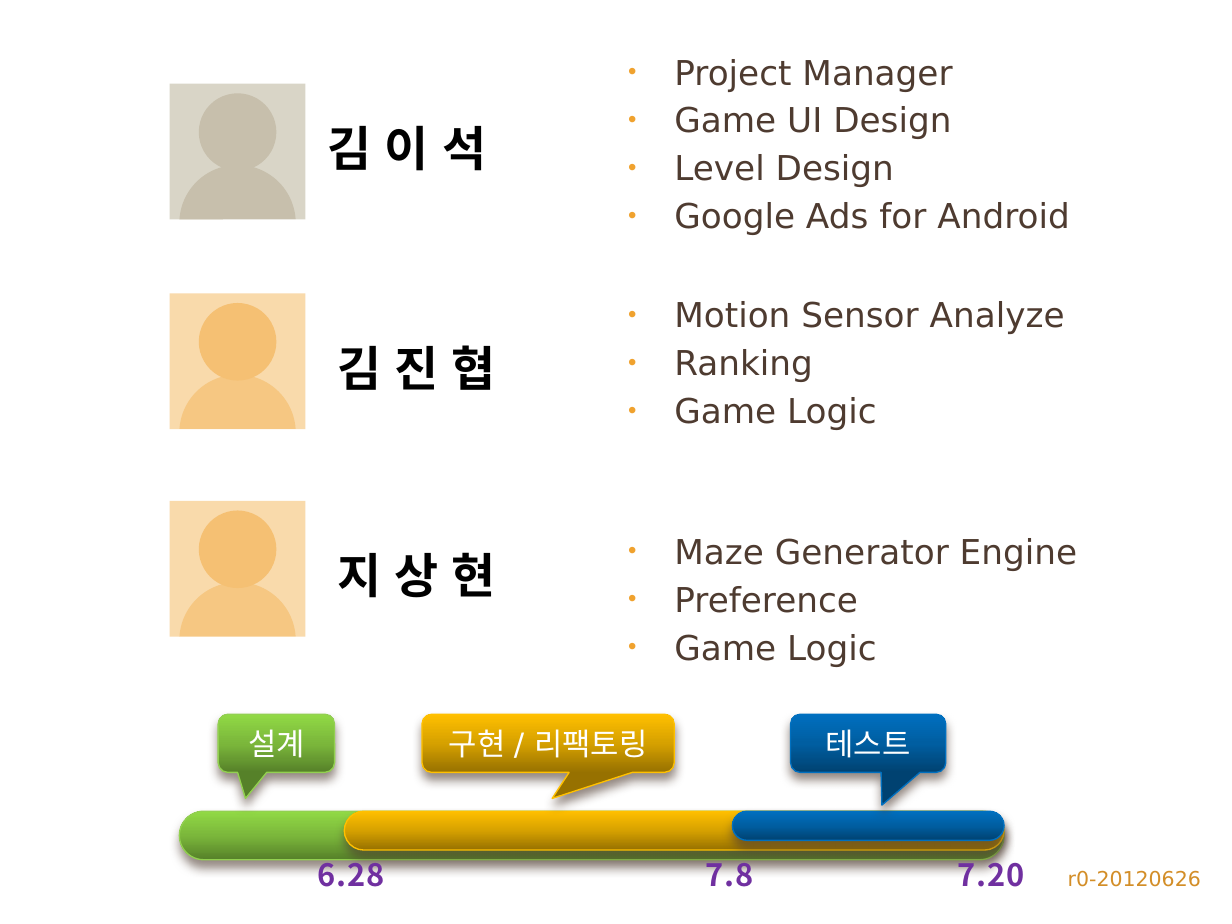
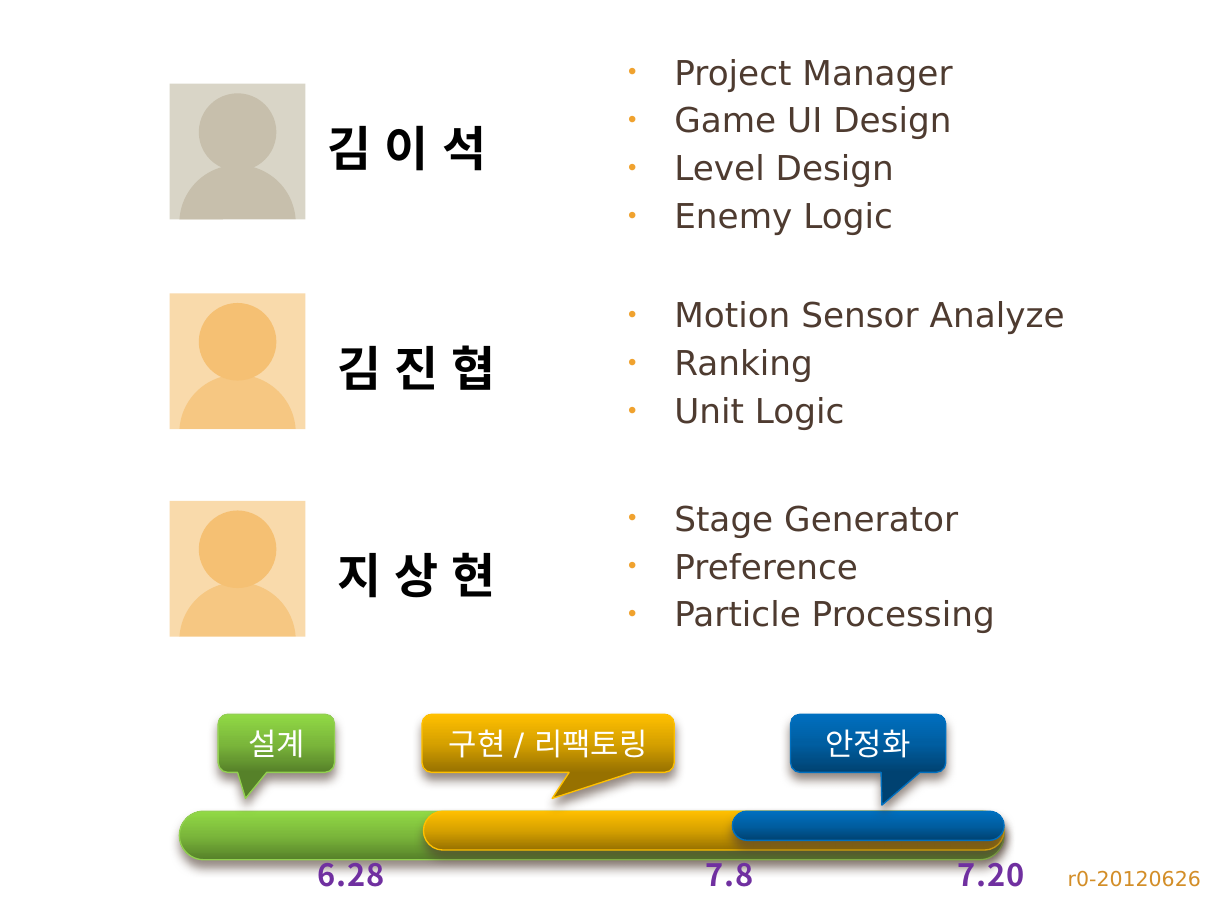
Before and after one commit to zwycid/dimension-drive-downside, a slide deck: slide 12 of doc/3조-DimensionDriveDownside.pptx (slide 14 before the commit). Drawn at 1232x924 pixels with LibreOffice and Linux fonts; fonts in the diff are those of the drawing; background and template pictures are left out. Boxes give left, top, right and bottom in pixels: in the first picture for what was removed or moved away, otherwise in the second. Text is boxed around its words. In the diff, an @@ line names an element or a change of style, - is before the commit and + after.

```diff
--- a/doc/3조-DimensionDriveDownside.pptx
+++ b/doc/3조-DimensionDriveDownside.pptx
@@ text at [674,202,893,235]: text changed @@
-• Google Ads for Android
+• Enemy Logic
@@ text at [674,397,845,430]: text changed @@
-• Game Logic
+• Unit Logic
@@ text "Stage Generator": place and size @@
-text "Stage Generator" at [674,538,1077,667]
+text "Stage Generator" at [674,505,995,633]
@@ text at [674,505,958,538]: text changed @@
-• Maze Generator Engine
+• Stage Generator
@@ text at [674,600,995,633]: text changed @@
-• Game Logic
+• Particle Processing
@@ text in rounded speech box at [826,729,911,758]: text changed @@
-테스트
+안정화
@@ rounded rectangle: place and size @@
-rounded rectangle at [345,811,1004,849]
+rounded rectangle at [424,811,1004,849]
```
Also in this commit, not shown: 6 other slides changed, 1 slide added, 5 slides removed.
